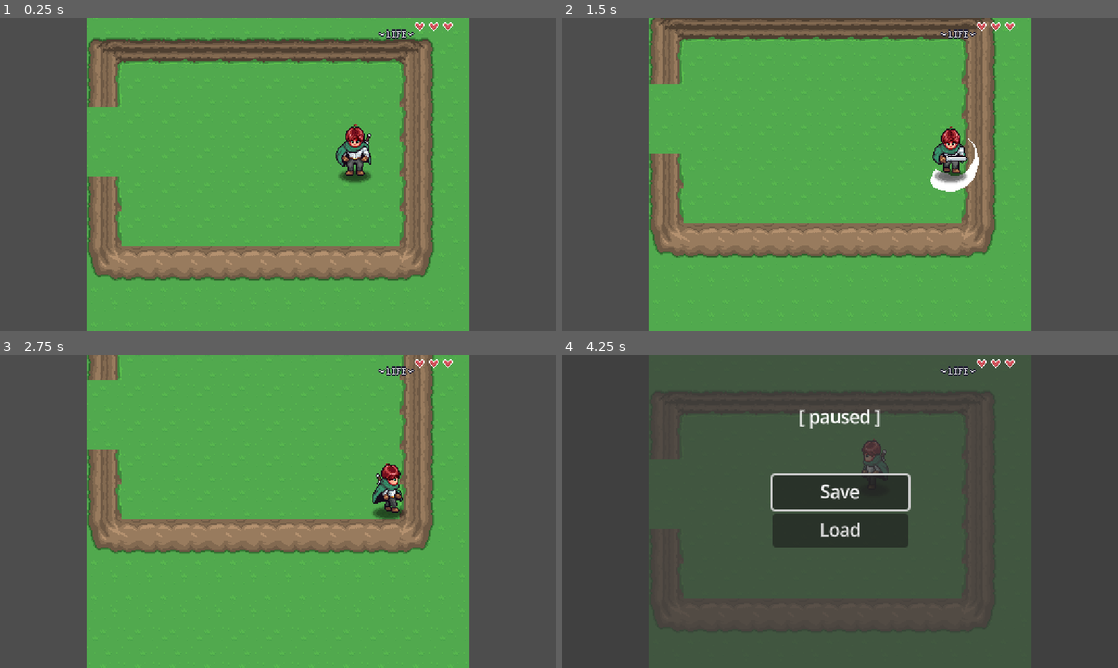
Above: before the commit, frames 1-4 (two rows, left to right).
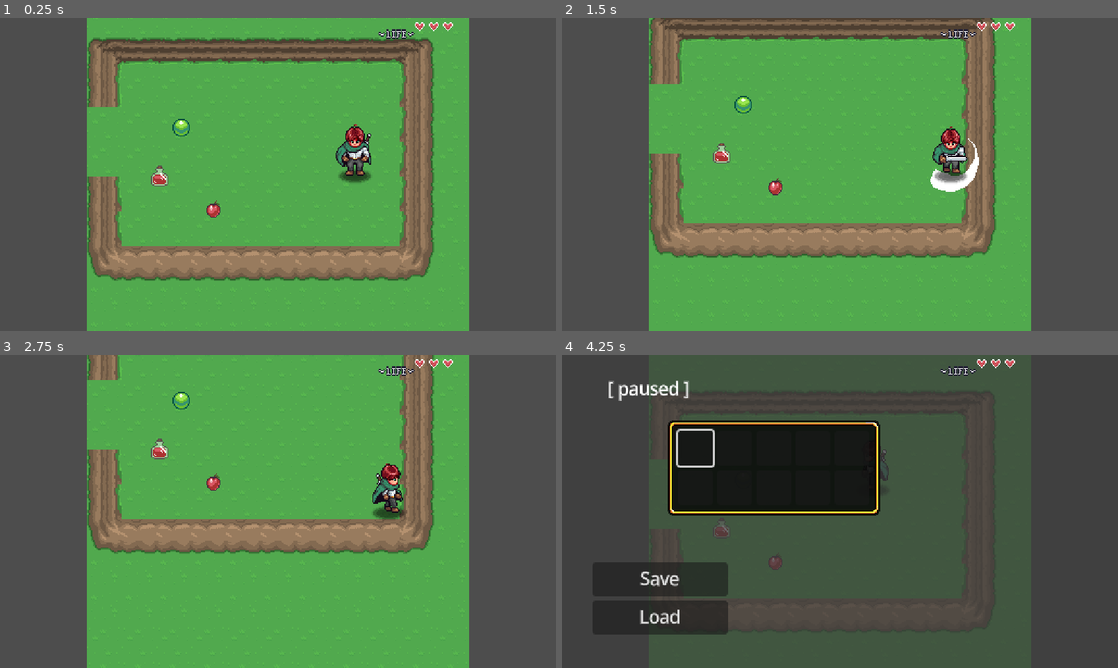
Above: after the commit, the same moments.

Repository: admiralbolt/godot-practice
Game: Godot game, scene res://levels/area04/Area04.tscn
Same seed, same stepped clock (60 frames per second), same inputs: the game is played once before the commit and once after it. This scene is started directly instead of the project's main scene. Sound files missing from this copy of the repository are replaced by a short silence.
Inputs:
- Up to frame 1 (0.25 s): no input
- Up to frame 2 (1.5 s): tap Enter at 0.5 s; hold D (right) 0.53-1.28 s; hold J (attack) 0.53-1.28 s; hold S (down) from 1.28 s (still down); tap J (attack) at 1.35 s
- Up to frame 3 (2.75 s): release S (down) at 2.03 s; hold D (right) from 2.03 s (still down); hold J (attack) from 2.03 s (still down)
- Up to frame 4 (4.25 s): release D (right) at 2.78 s; release J (attack) at 2.78 s; hold W (up) 2.78-3.53 s; tap J (attack) at 2.85 s; hold A (left) from 3.53 s (still down); hold J (attack) from 3.53 s (still down); tap P (pause) at 4.15 s

The runs differ from the first frame. In frame 1, 0.4% of the frame differs, in the area x 27-40%, y 32-64%; in frame 2, 0.4%; in frame 3, 0.4%; in frame 4, 18%, in the area x 8-63%, y 8-90%.

Commit message:
Inventory!!!!

Diff:
--- a/michael-aarpg/globals/player_manager.gd
+++ b/michael-aarpg/globals/player_manager.gd
@@ -1,6 +1,7 @@
 extends Node
 
 const PLAYER = preload("res://player.tscn")
+const INVENTORY_DATA = preload("res://ui/inventory/player_inventory.tres")
 
 var player: Player
 var player_spawned: bool = false
--- /dev/null
+++ b/michael-aarpg/items/apple.tres
@@ -0,0 +1,22 @@
+[gd_resource type="Resource" script_class="ItemData" format=3 uid="uid://dgw43ikh8sy1x"]
+
+[ext_resource type="Script" uid="uid://cnarpvot3bldu" path="res://items/item_effects/item_effect.gd" id="1_dumep"]
+[ext_resource type="Script" uid="uid://bblomiyt6or" path="res://items/item_effects/item_effect_heal.gd" id="2_rj1s8"]
+[ext_resource type="Script" uid="uid://dyliv273cd3gp" path="res://items/item_data.gd" id="2_xmv7l"]
+[ext_resource type="AudioStream" uid="uid://but147r4xn4t1" path="res://assets/hp-up.wav" id="3_ia5ia"]
+[ext_resource type="Texture2D" uid="uid://baa3tvlol6rwc" path="res://assets/items.png" id="5_hbuy5"]
+
+[sub_resource type="Resource" id="Resource_qgymf"]
+script = ExtResource("2_rj1s8")
+sound = ExtResource("3_ia5ia")
+metadata/_custom_type_script = "uid://bblomiyt6or"
+
+[sub_resource type="AtlasTexture" id="AtlasTexture_26tcx"]
+atlas = ExtResource("5_hbuy5")
+region = Rect2(192, 0, 32, 32)
+
+[resource]
+script = ExtResource("2_xmv7l")
+texture = SubResource("AtlasTexture_26tcx")
+effects = Array[ExtResource("1_dumep")]([SubResource("Resource_qgymf")])
+metadata/_custom_type_script = "uid://dyliv273cd3gp"
--- /dev/null
+++ b/michael-aarpg/items/gem.tres
@@ -0,0 +1,15 @@
+[gd_resource type="Resource" script_class="ItemData" format=3 uid="uid://dh1sapekvjg0p"]
+
+[ext_resource type="Script" uid="uid://dyliv273cd3gp" path="res://items/item_data.gd" id="1_m7x72"]
+[ext_resource type="Texture2D" uid="uid://baa3tvlol6rwc" path="res://assets/items.png" id="2_o2n4o"]
+
+[sub_resource type="AtlasTexture" id="AtlasTexture_gbvxt"]
+atlas = ExtResource("2_o2n4o")
+region = Rect2(0, 0, 32, 32)
+
+[resource]
+script = ExtResource("1_m7x72")
+name = "Gem"
+description = "Diamonds! They're all I ever dream of."
+texture = SubResource("AtlasTexture_gbvxt")
+metadata/_custom_type_script = "uid://dyliv273cd3gp"
--- /dev/null
+++ b/michael-aarpg/items/item_data.gd
@@ -0,0 +1,17 @@
+class_name ItemData extends Resource
+
+@export var name: String
+@export_multiline var description: String
+@export var texture: Texture2D
+
+@export_category("Item Use Effects")
+@export var effects: Array[ItemEffect]
+
+func use() -> bool:
+  if effects.size() == 0:
+    return false
+
+  for effect in effects:
+    effect.use()
+
+  return true
--- /dev/null
+++ b/michael-aarpg/items/item_effects/item_effect.gd
@@ -0,0 +1,3 @@
+@abstract class_name ItemEffect extends Resource
+
+@abstract func use() -> void
--- /dev/null
+++ b/michael-aarpg/items/item_effects/item_effect_heal.gd
@@ -0,0 +1,8 @@
+class_name ItemEffectHeal extends ItemEffect
+
+@export var heal_amount: float = 1
+@export var sound: AudioStream
+
+func use() -> void:
+  PlayerManager.player.update_health(heal_amount)
+  PauseMenu.play_audio(sound)
--- /dev/null
+++ b/michael-aarpg/items/item_pickup/ItemPickup.tscn
@@ -0,0 +1,21 @@
+[gd_scene format=3 uid="uid://dqhoslg8mxvs5"]
+
+[ext_resource type="Script" uid="uid://b5h4bjlcxltv2" path="res://items/item_pickup/item_pickup.gd" id="1_vftl2"]
+[ext_resource type="AudioStream" uid="uid://bnw668cut6a14" path="res://assets/item_pickup.wav" id="2_6sx5j"]
+
+[sub_resource type="CircleShape2D" id="CircleShape2D_vftl2"]
+radius = 12.0
+
+[node name="ItemPickup" type="Node2D" unique_id=1356395420]
+script = ExtResource("1_vftl2")
+
+[node name="Area2D" type="Area2D" parent="." unique_id=1655385513]
+
+[node name="CollisionShape2D" type="CollisionShape2D" parent="Area2D" unique_id=2083894325]
+shape = SubResource("CircleShape2D_vftl2")
+
+[node name="Sprite2D" type="Sprite2D" parent="." unique_id=1486505689]
+
+[node name="AudioStreamPlayer2D" type="AudioStreamPlayer2D" parent="." unique_id=1777642440]
+stream = ExtResource("2_6sx5j")
+volume_db = -10.209
--- /dev/null
+++ b/michael-aarpg/items/item_pickup/item_pickup.gd
@@ -0,0 +1,43 @@
+@tool
+class_name ItemPickup extends Node2D
+
+@export var item_data: ItemData: set = _set_item_data
+
+@onready var area: Area2D = $Area2D
+@onready var sprite: Sprite2D = $Sprite2D
+@onready var audio_stream_player: AudioStreamPlayer2D = $AudioStreamPlayer2D
+
+func _ready() -> void:
+  _update_texture()
+  if Engine.is_editor_hint():
+    return
+
+  area.body_entered.connect(_on_body_entered)
+
+
+func _on_body_entered(body: Node) -> void:
+  if body is not Player:
+    return
+
+  if not item_data:
+    return
+
+  if not PlayerManager.INVENTORY_DATA.add_item(item_data, 1):
+    return
+
+  area.body_entered.disconnect(_on_body_entered)
+  audio_stream_player.play()
+  visible = false
+  await audio_stream_player.finished
+  queue_free()
+
+
+func _update_texture() -> void:
+  if item_data == null or sprite == null:
+    return
+
+  sprite.texture = item_data.texture
+
+func _set_item_data(p_item_data: ItemData) -> void:
+  item_data = p_item_data
+  _update_texture()
--- /dev/null
+++ b/michael-aarpg/items/potion.tres
@@ -0,0 +1,25 @@
+[gd_resource type="Resource" script_class="ItemData" format=3 uid="uid://3aw5xx0sk0er"]
+
+[ext_resource type="Script" uid="uid://dyliv273cd3gp" path="res://items/item_data.gd" id="1_70df6"]
+[ext_resource type="Script" uid="uid://cnarpvot3bldu" path="res://items/item_effects/item_effect.gd" id="1_hxf14"]
+[ext_resource type="Texture2D" uid="uid://baa3tvlol6rwc" path="res://assets/items.png" id="2_8h85v"]
+[ext_resource type="Script" uid="uid://bblomiyt6or" path="res://items/item_effects/item_effect_heal.gd" id="2_u0y06"]
+[ext_resource type="AudioStream" uid="uid://but147r4xn4t1" path="res://assets/hp-up.wav" id="3_ncbnu"]
+
+[sub_resource type="Resource" id="Resource_q7uc3"]
+script = ExtResource("2_u0y06")
+heal_amount = 2.0
+sound = ExtResource("3_ncbnu")
+metadata/_custom_type_script = "uid://bblomiyt6or"
+
+[sub_resource type="AtlasTexture" id="AtlasTexture_gbvxt"]
+atlas = ExtResource("2_8h85v")
+region = Rect2(32, 0, 32, 32)
+
+[resource]
+script = ExtResource("1_70df6")
+name = "Potion"
+description = "Nothing quite like that cherry red."
+texture = SubResource("AtlasTexture_gbvxt")
+effects = Array[ExtResource("1_hxf14")]([SubResource("Resource_q7uc3")])
+metadata/_custom_type_script = "uid://dyliv273cd3gp"
--- /dev/null
+++ b/michael-aarpg/items/stone.tres
@@ -0,0 +1,15 @@
+[gd_resource type="Resource" script_class="ItemData" format=3 uid="uid://djbucfgsjjqic"]
+
+[ext_resource type="Script" uid="uid://dyliv273cd3gp" path="res://items/item_data.gd" id="1_becff"]
+[ext_resource type="Texture2D" uid="uid://baa3tvlol6rwc" path="res://assets/items.png" id="2_mwerj"]
+
+[sub_resource type="AtlasTexture" id="AtlasTexture_gbvxt"]
+atlas = ExtResource("2_mwerj")
+region = Rect2(64, 0, 32, 32)
+
+[resource]
+script = ExtResource("1_becff")
+name = "Stone"
+description = "ROCK"
+texture = SubResource("AtlasTexture_gbvxt")
+metadata/_custom_type_script = "uid://dyliv273cd3gp"
--- a/michael-aarpg/levels/area04/Area04.tscn
+++ b/michael-aarpg/levels/area04/Area04.tscn
@@ -4,6 +4,10 @@
 [ext_resource type="Script" uid="uid://cudgmgn2kikch" path="res://levels/level.gd" id="1_myh8x"]
 [ext_resource type="PackedScene" uid="uid://iqj4xti26n0x" path="res://levels/LevelTransition.tscn" id="3_sc6v7"]
 [ext_resource type="PackedScene" uid="uid://cvch6dh3albhm" path="res://levels/PlayerSpawner.tscn" id="4_d2t7w"]
+[ext_resource type="PackedScene" uid="uid://dqhoslg8mxvs5" path="res://items/item_pickup/ItemPickup.tscn" id="5_gwwsh"]
+[ext_resource type="Resource" uid="uid://3aw5xx0sk0er" path="res://items/potion.tres" id="6_gwwsh"]
+[ext_resource type="Resource" uid="uid://dh1sapekvjg0p" path="res://items/gem.tres" id="6_id56l"]
+[ext_resource type="Resource" uid="uid://dgw43ikh8sy1x" path="res://items/apple.tres" id="8_chgjg"]
 
 [node name="Area04" type="Node2D" unique_id=1717359442]
 script = ExtResource("1_myh8x")
@@ -18,3 +22,15 @@
 
 [node name="PlayerSpawner" parent="." unique_id=1913105578 instance=ExtResource("4_d2t7w")]
 position = Vector2(247, 350)
+
+[node name="ItemPickup" parent="." unique_id=1356395420 instance=ExtResource("5_gwwsh")]
+position = Vector2(87, 307)
+item_data = ExtResource("6_id56l")
+
+[node name="ItemPickup2" parent="." unique_id=600459107 instance=ExtResource("5_gwwsh")]
+position = Vector2(67, 353)
+item_data = ExtResource("6_gwwsh")
+
+[node name="ItemPickup3" parent="." unique_id=1793439737 instance=ExtResource("5_gwwsh")]
+position = Vector2(116, 382)
+item_data = ExtResource("8_chgjg")
--- a/michael-aarpg/project.godot
+++ b/michael-aarpg/project.godot
@@ -50,6 +50,14 @@
 "deadzone": 0.5,
 "events": [Object(InputEventKey,"resource_local_to_scene":false,"resource_name":"","device":0,"window_id":0,"alt_presse …(194 unchanged characters)…
 , Object(InputEventKey,"resource_local_to_scene":false,"resource_name":"","device":-1,"window_id":0,"alt_pressed":false …(183 unchanged characters)…
+]
+}
+ui_left={
+"deadzone": 0.5,
+"events": [Object(InputEventKey,"resource_local_to_scene":false,"resource_name":"","device":0,"window_id":0,"alt_pressed":false,"shift_pressed":false,"ctrl_pressed":false,"meta_pressed":false,"pressed":false,"keycode":4194319,"physical_keycode":0,"key_label":0,"unicode":0,"location":0,"echo":false,"script":null)
+, Object(InputEventJoypadButton,"resource_local_to_scene":false,"resource_name":"","device":-1,"button_index":13,"pressure":0.0,"pressed":false,"script":null)
+, Object(InputEventJoypadMotion,"resource_local_to_scene":false,"resource_name":"","device":-1,"axis":0,"axis_value":-1.0,"script":null)
+, Object(InputEventKey,"resource_local_to_scene":false,"resource_name":"","device":-1,"window_id":0,"alt_pressed":false,"shift_pressed":false,"ctrl_pressed":false,"meta_pressed":false,"pressed":false,"keycode":0,"physical_keycode":65,"key_label":0,"unicode":97,"location":0,"echo":false,"script":null)
 ]
 }
 ui_right={
--- a/michael-aarpg/ui/PauseMenu.tscn
+++ b/michael-aarpg/ui/PauseMenu.tscn
@@ -1,12 +1,40 @@
 [gd_scene format=3 uid="uid://ck0u2vhjpshyo"]
 
 [ext_resource type="Script" uid="uid://o3rxw0jquj0v" path="res://ui/pause_menu.gd" id="1_c7v6e"]
+[ext_resource type="Texture2D" uid="uid://baa3tvlol6rwc" path="res://assets/items.png" id="2_1q10k"]
+[ext_resource type="PackedScene" uid="uid://c4abty1q2fgb" path="res://ui/inventory/InventorySlot.tscn" id="3_4dg4t"]
+[ext_resource type="Script" uid="uid://bq85a2vth31hw" path="res://ui/inventory/inventory_ui.gd" id="3_ptdjk"]
+[ext_resource type="Resource" uid="uid://ds635vcke53og" path="res://ui/inventory/player_inventory.tres" id="4_ptdjk"]
+
+[sub_resource type="AtlasTexture" id="AtlasTexture_ptdjk"]
+atlas = ExtResource("2_1q10k")
+region = Rect2(96, 0, 32, 32)
+
+[sub_resource type="StyleBoxTexture" id="StyleBoxTexture_bqsny"]
+content_margin_left = 10.0
+content_margin_top = 10.0
+content_margin_right = 10.0
+content_margin_bottom = 10.0
+texture = SubResource("AtlasTexture_ptdjk")
+texture_margin_left = 14.0
+texture_margin_top = 14.0
+texture_margin_right = 14.0
+texture_margin_bottom = 14.0
 
 [node name="PauseMenu" type="CanvasLayer" unique_id=259825762]
 process_mode = 3
 script = ExtResource("1_c7v6e")
 
-[node name="ColorRect" type="ColorRect" parent="." unique_id=857938789]
+[node name="Control" type="Control" parent="." unique_id=200225565]
+layout_mode = 3
+anchors_preset = 15
+anchor_right = 1.0
+anchor_bottom = 1.0
+grow_horizontal = 2
+grow_vertical = 2
+
+[node name="ColorRect" type="ColorRect" parent="Control" unique_id=857938789]
+layout_mode = 1
 anchors_preset = 15
 anchor_right = 1.0
 anchor_bottom = 1.0
@@ -14,36 +42,92 @@
 grow_vertical = 2
 color = Color(0.23529412, 0.23529412, 0.23529412, 0.7607843)
 
-[node name="VBoxContainer" type="VBoxContainer" parent="." unique_id=418151939]
+[node name="PanelContainer" type="PanelContainer" parent="Control" unique_id=2099869815]
+layout_mode = 0
+offset_left = 97.0
+offset_top = 60.0
+offset_right = 293.0
+offset_bottom = 148.0
+theme_override_styles/panel = SubResource("StyleBoxTexture_bqsny")
+
+[node name="GridContainer" type="GridContainer" parent="Control/PanelContainer" unique_id=2013374144]
+layout_mode = 2
+columns = 5
+script = ExtResource("3_ptdjk")
+data = ExtResource("4_ptdjk")
+
+[node name="InventorySlot" parent="Control/PanelContainer/GridContainer" unique_id=355899468 instance=ExtResource("3_4dg4t")]
+layout_mode = 2
+
+[node name="InventorySlot2" parent="Control/PanelContainer/GridContainer" unique_id=1183217387 instance=ExtResource("3_4dg4t")]
+layout_mode = 2
+
+[node name="InventorySlot3" parent="Control/PanelContainer/GridContainer" unique_id=1340669886 instance=ExtResource("3_4dg4t")]
+layout_mode = 2
+
+[node name="InventorySlot4" parent="Control/PanelContainer/GridContainer" unique_id=1629967920 instance=ExtResource("3_4dg4t")]
+layout_mode = 2
+
+[node name="InventorySlot5" parent="Control/PanelContainer/GridContainer" unique_id=1942538469 instance=ExtResource("3_4dg4t")]
+layout_mode = 2
+
+[node name="InventorySlot6" parent="Control/PanelContainer/GridContainer" unique_id=1879359713 instance=ExtResource("3_4dg4t")]
+layout_mode = 2
+
+[node name="InventorySlot7" parent="Control/PanelContainer/GridContainer" unique_id=1347290639 instance=ExtResource("3_4dg4t")]
+layout_mode = 2
+
+[node name="InventorySlot8" parent="Control/PanelContainer/GridContainer" unique_id=718415073 instance=ExtResource("3_4dg4t")]
+layout_mode = 2
+
+[node name="VBoxContainer" type="VBoxContainer" parent="Control" unique_id=418151939]
+layout_mode = 1
 anchors_preset = 8
 anchor_left = 0.5
 anchor_top = 0.5
 anchor_right = 0.5
 anchor_bottom = 0.5
-offset_left = -62.5
-offset_top = -33.5
-offset_right = 62.5
-offset_bottom = 33.5
+offset_left = -228.0
+offset_top = 47.0
+offset_right = -103.0
+offset_bottom = 114.0
 grow_horizontal = 2
 grow_vertical = 2
 
-[node name="ButtonSave" type="Button" parent="VBoxContainer" unique_id=2059835845]
+[node name="ButtonSave" type="Button" parent="Control/VBoxContainer" unique_id=2059835845]
 layout_mode = 2
-focus_neighbor_top = NodePath("../ButtonLoad")
 text = "Save"
 
-[node name="ButtonLoad" type="Button" parent="VBoxContainer" unique_id=698070868]
+[node name="ButtonLoad" type="Button" parent="Control/VBoxContainer" unique_id=698070868]
 layout_mode = 2
-focus_neighbor_bottom = NodePath("../ButtonSave")
 text = "Load"
 
-[node name="Label" type="Label" parent="." unique_id=782093785]
+[node name="Label" type="Label" parent="Control" unique_id=782093785]
+layout_mode = 1
 anchors_preset = 5
 anchor_left = 0.5
 anchor_right = 0.5
-offset_left = -38.0
-offset_top = 46.0
-offset_right = 38.0
-offset_bottom = 69.0
+offset_left = -214.0
+offset_top = 20.0
+offset_right = -138.0
+offset_bottom = 43.0
 grow_horizontal = 2
 text = "[ paused ]"
+
+[node name="ItemDescription" type="Label" parent="Control" unique_id=1740210762]
+layout_mode = 1
+anchors_preset = 5
+anchor_left = 0.5
+anchor_right = 0.5
+offset_left = -157.0
+offset_top = 152.0
+offset_right = 34.0
+offset_bottom = 183.0
+grow_horizontal = 2
+theme_override_font_sizes/font_size = 10
+text = "Yeehaw pardner yeehaw pardner yeehaw pardner"
+autowrap_mode = 2
+
+[node name="AudioStreamPlayer" type="AudioStreamPlayer" parent="." unique_id=740142928]
+volume_db = -22.766
+max_polyphony = 4
--- /dev/null
+++ b/michael-aarpg/ui/inventory/InventorySlot.tscn
@@ -0,0 +1,30 @@
+[gd_scene format=3 uid="uid://c4abty1q2fgb"]
+
+[ext_resource type="Texture2D" uid="uid://baa3tvlol6rwc" path="res://assets/items.png" id="1_8lvgp"]
+[ext_resource type="Script" uid="uid://cxq8u0hy1qqjj" path="res://ui/inventory/inventory_slot.gd" id="1_jffjn"]
+
+[sub_resource type="AtlasTexture" id="AtlasTexture_jffjn"]
+atlas = ExtResource("1_8lvgp")
+region = Rect2(0, 0, 32, 32)
+
+[node name="InventorySlot" type="Button" unique_id=355899468]
+custom_minimum_size = Vector2(32, 32)
+offset_right = 32.0
+offset_bottom = 32.0
+script = ExtResource("1_jffjn")
+
+[node name="TextureRect" type="TextureRect" parent="." unique_id=1023505914]
+custom_minimum_size = Vector2(32, 32)
+layout_mode = 0
+offset_right = 32.0
+offset_bottom = 32.0
+texture = SubResource("AtlasTexture_jffjn")
+stretch_mode = 3
+
+[node name="Label" type="Label" parent="." unique_id=201512110]
+layout_mode = 0
+offset_right = 31.0
+offset_bottom = 23.0
+theme_override_font_sizes/font_size = 8
+text = "99"
+horizontal_alignment = 2
--- /dev/null
+++ b/michael-aarpg/ui/inventory/inventory_data.gd
@@ -0,0 +1,39 @@
+class_name InventoryData extends Resource
+
+signal slot_removed(index: int)
+
+@export var slots: Array[SlotData]
+
+func _init() -> void:
+  for i in range(slots.size()):
+    var slot: SlotData = slots[i]
+    if slot == null:
+      continue
+
+    slot.changed.connect(_on_slot_changed.bind(i))
+
+func _on_slot_changed(index: int) -> void:
+  if slots[index].quantity >= 1:
+    return
+
+  slots[index].changed.disconnect(_on_slot_changed.bind(index))
+  slots[index] = null
+  slot_removed.emit(index)
+
+
+
+func add_item(item: ItemData, quantity: int = 1) -> bool:
+  for slot in slots:
+    if slot != null and slot.item == item:
+      slot.quantity += quantity
+      return true
+
+  for i in slots.size():
+    if slots[i] == null:
+      slots[i] = SlotData.new()
+      slots[i].item = item
+      slots[i].quantity = quantity
+      slots[i].changed.connect(_on_slot_changed.bind(i))
+      return true
+
+  return false
--- /dev/null
+++ b/michael-aarpg/ui/inventory/inventory_slot.gd
@@ -0,0 +1,44 @@
+class_name InventorySlot extends Button
+
+var slot_data: SlotData: set = set_slot_data
+
+@onready var texture_rect: TextureRect = $TextureRect
+@onready var label: Label = $Label
+
+func _ready() -> void:
+  texture_rect.texture = null
+  label.text = ""
+
+  focus_entered.connect(_on_item_focused)
+  focus_exited.connect(_on_item_unfocused)
+  pressed.connect(_on_item_pressed)
+
+
+func set_slot_data(p_slot_data: SlotData) -> void:
+  slot_data = p_slot_data
+  if p_slot_data == null:
+    return
+
+  texture_rect.texture = p_slot_data.item.texture
+  label.text = str(p_slot_data.quantity)
+
+
+func _on_item_focused() -> void:
+  if slot_data == null or slot_data.item == null:
+    PauseMenu.update_item_description("")
+    return
+
+  PauseMenu.update_item_description(slot_data.item.description)
+
+func _on_item_unfocused() -> void:
+  PauseMenu.update_item_description("")
+
+func _on_item_pressed() -> void:
+  if slot_data == null or slot_data.item == null:
+    return
+
+  if not slot_data.item.use():
+    return
+
+  slot_data.quantity -= 1
+  label.text = str(slot_data.quantity)
--- /dev/null
+++ b/michael-aarpg/ui/inventory/inventory_ui.gd
@@ -0,0 +1,30 @@
+class_name InventoryUI extends Control
+
+const INVENTORY_SLOT = preload("res://ui/inventory/InventorySlot.tscn")
+
+@export var data: InventoryData
+
+func _ready() -> void:
+  PauseMenu.shown.connect(self.update_inventory)
+  PauseMenu.hidden.connect(self.clear)
+  self.clear()
+  self.data.slot_removed.connect(_on_slot_removed)
+
+func clear() -> void:
+  for child in get_children():
+    child.queue_free()
+
+func update_inventory() -> void:
+  for slot in data.slots:
+    var new_slot: InventorySlot = INVENTORY_SLOT.instantiate()
+    add_child(new_slot)
+    new_slot.set_slot_data(slot)
+
+  get_child(0).grab_focus()
+
+func _on_slot_removed(index: int) -> void:
+  remove_child(get_child(index))
+  var empty_slot: InventorySlot = INVENTORY_SLOT.instantiate()
+  add_child(empty_slot)
+  move_child(empty_slot, index)
+  empty_slot.grab_focus()
--- /dev/null
+++ b/michael-aarpg/ui/inventory/player_inventory.tres
@@ -0,0 +1,9 @@
+[gd_resource type="Resource" script_class="InventoryData" format=3 uid="uid://ds635vcke53og"]
+
+[ext_resource type="Script" uid="uid://b85e61jgr2bfa" path="res://ui/inventory/inventory_data.gd" id="1_5wq4c"]
+[ext_resource type="Script" uid="uid://7r17alifigji" path="res://ui/inventory/slot_data.gd" id="2_ymqmu"]
+
+[resource]
+script = ExtResource("1_5wq4c")
+slots = Array[ExtResource("2_ymqmu")]([null, null, null, null, null, null, null, null, null, null])
+metadata/_custom_type_script = "uid://b85e61jgr2bfa"
--- /dev/null
+++ b/michael-aarpg/ui/inventory/slot_data.gd
@@ -0,0 +1,9 @@
+class_name SlotData extends Resource
+
+@export var item: ItemData
+@export var quantity: int: set = set_quantity
+
+func set_quantity(value: int) -> void:
+  quantity = value
+  if quantity < 1:
+    emit_changed()
--- a/michael-aarpg/ui/pause_menu.gd
+++ b/michael-aarpg/ui/pause_menu.gd
@@ -1,12 +1,19 @@
 extends CanvasLayer
 
-@onready var button_save: Button = $VBoxContainer/ButtonSave
-@onready var button_load: Button = $VBoxContainer/ButtonLoad
+signal shown
+signal hidden
+
+@onready var button_save: Button = $Control/VBoxContainer/ButtonSave
+@onready var button_load: Button = $Control/VBoxContainer/ButtonLoad
+@onready var item_description: Label = $Control/ItemDescription
+@onready var audio_player: AudioStreamPlayer = $AudioStreamPlayer
+
 
 func _ready() -> void:
   set_pause_menu(false)
   button_save.pressed.connect(_on_button_save_pressed)
   button_load.pressed.connect(_on_button_load_pressed)
+
 
 func _on_button_save_pressed() -> void:
   if not visible:
@@ -26,11 +33,21 @@
 func set_pause_menu(status: bool) -> void:
   get_tree().paused = status
   visible = status
+
   if status:
-    button_save.grab_focus()
+    self.shown.emit()
+  else:
+    self.hidden.emit()
 
 func _unhandled_input(event: InputEvent) -> void:
   if event.is_action_pressed("pause"):
     set_pause_menu(not visible)
 
     get_viewport().set_input_as_handled()
+
+func update_item_description(new_text: String) -> void:
+  item_description.text = new_text
+
+func play_audio(audio: AudioStream) -> void:
+  audio_player.stream = audio
+  audio_player.play()
Not shown, added: michael-aarpg/items/item_data.gd.uid
Not shown, added: michael-aarpg/items/item_effects/item_effect.gd.uid
Not shown, added: michael-aarpg/items/item_effects/item_effect_heal.gd.uid
Not shown, added: michael-aarpg/items/item_pickup/item_pickup.gd.uid
Not shown, added: michael-aarpg/ui/inventory/inventory_data.gd.uid
Not shown, added: michael-aarpg/ui/inventory/inventory_slot.gd.uid
Not shown, added: michael-aarpg/ui/inventory/inventory_ui.gd.uid
Not shown, added: michael-aarpg/ui/inventory/slot_data.gd.uid
